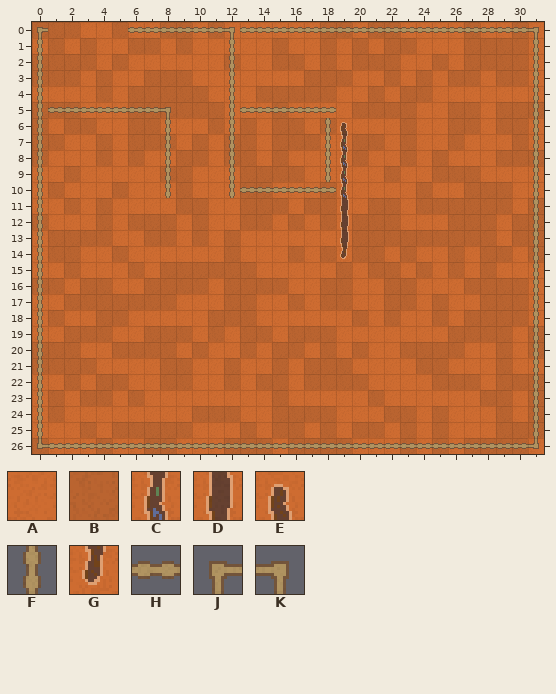
Tiled map (JSON) -- assets/maps/tilemap.tmj. The first picture shows the starting point.
Cells are 16x16 px. Shown: x 0..31, y 0..26.
Key: from "tilemap": A 0, B 1, C 2, D 3, E 14, F 15, G 26, H 27, J 38, K 39.
_ is an empty cell, # one hidden under a higher layer.
Layer "Ground" before, first column x 0:
 0 BBBAABAABBABAAAAAABBABBAAAABAABA
 1 ABABAABBABAAAAABAABABABBAAABBBBA
 2 BBBBABAAAAAABAABBABABBBAABABBBBA
 3 BBBABAABBBAAAAAAABBBAABABABBABBA
 4 AAAABABBBBBAAABBBBBAABABBAAAAAAA
 5 BBBAAABBBBBBAAABAAAABBBBAABBABBB
 6 BABBAABBAAABABABBABEAAABAABBABBA
 7 BBAABABBBABABBABBBACBBABAABAAABA
 8 BAAABABAABBABBABAAACBAABABAAABBB
 9 AABAAAAABBAAABBBBAACAABAABBBAAAA
10 ABAAABAAABAAABBAAABCAAAABAABBBAA
11 AABABAAAABBAABBBABBDABBABBBBBBAB
12 BAAABABBBABAABBABABDBBBAAABBBABB
13 ABBBBAABBABABAAAAAADBBBBBBBBBABB
14 ABBAABAAAAAABAAABABGBBABAABABBAB
15 AABAAABABBBBBBAAAAABABBABABABAAA
16 BBABBAABBBBABBBBAABBAABBAAABBBBA
17 AABBBBBBBAAABBAABABBAABBABAABBBA
18 ABAABBAAAAABBBAAAAAABABAABABBBBA
19 AABBBAABBBABABBABBBAAAAAAABBBBAB
20 BBBAABBBBABAABABBABABAABBBBAABAB
21 BBBBAAAABBAABAABABBBAAAABBAAABAA
22 AABABBAABBAABABBABBBBAAAABBBABBB
23 ABABBABAAAAAAAABAAAAABAAAAAABBAB
24 ABAAAAAAAABBBAABBBBAAABBABAAABAB
25 AAABABBBBBAAABABBABABBABABAAABBB
26 BAAABAABBAAABBBABBBBAAABABABBBBA
Layer "Barriers" before, first column x 0:
 0 J_____HHHHHHKHHHHHHHHHHHHHH
 1 F___________F______________
 2 F___________F______________
 3 F___________F______________
 4 F___________F______________
 5 FHHHHHHHK___FHHHHHH________
 6 F_______F___F_____F________
 7 F_______F___F_____F________
 8 F_______F___F_____F________
 9 F_______F___F_____F________
10 F_______F___FHHHHHH________
11 F__________________________
12 F__________________________
13 F__________________________
Now the later version:
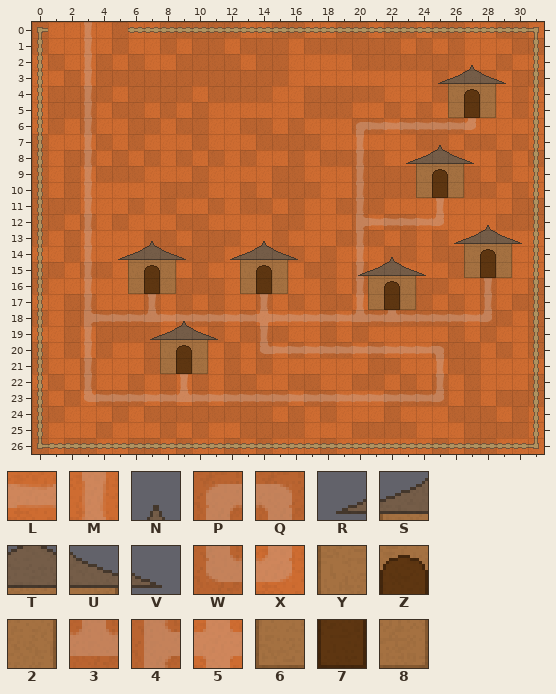
Further tiles: from "tilemap": L 9, M 10, N 18, P 21, Q 22, R 28, S 29, T 30, U 31, V 32, W 33, X 34, Y 41, Z 42, 2 43, 3 45, 4 46, 5 47, 6 53, 7 54, 8 55.
Tiles of an added or newly shown layer are drawn over the layers below it.
See-through tiles are keyed as they look on the map.
Commit message: Better collisions
The exact change:
Changed rows in their new state; . is an unchanged cell.
Layer "Ground":
first column x 0:
 0 .AA.......B.B..BB.A.BA.B.BBA.B..
 1 BA.A.BAABABB.BB..B.B.B.AB.BAAA.B
 2 A.AABAB..BBB..B.A.A....BB.BAA.A.
 3 AA...BB...BBBBBB.AAA..A.ABA.BA.B
 4 .BBB......ABBB.AA..BB..AAB.##.B.
 5 A..B.B.A.A.A...A.BBBAA.AB.#.#A.A
 6 ABA......BBA..BA..AABB..BB.A.AA.
 7 .A.....AA...AAB....AAA.ABBABB...
 8 ..BBABAB..ABA..AB.BB.B.A..B...A.
 9 B...BBB.AAB..AA....ABB.B##...B..
10 BAB..A..B.B...ABBBAABBBB#....AB.
11 BB..A.B.BAAB...ABAABB.A.AAAAAAB.
12 .B.BABAAAB...AAB..AA.A.B..AAAB..
13 BA.AA......B...B...B..A.A.AA..AA
14 .A...A.BBBBBA..B...AAAB..B.##..A
15 BBABB.#.#A.AA.#..BBABA..A....#..
16 .A.AA..#...BA###...AB..#BB.A.AAB
17 ....AAA.AB.BAAB........#BAB..A.B
18 BABB..BB.BB.A.....B..B.BB.BA..AB
19 ...A.BB.AA.....BAA..B......A.A..
20 .A..BAA..##.BABA...BAB.AA..B....
21 .AA....B.##...BA.AAA.BB.AABB.A..
22 .BABAAB..AB..BAAB.AA.B.B..A..AA.
23 BABA.B..B.B.BBB..BB..ABBBB.BA.B.
24 B....B.BBB...BBA.A.....A.ABBBABA
25 B..ABAAA.AB...B...A...B..A.BB..A
26 ..BBA.B.AB...A..AA.A...A.....AA.
Layer "Barriers":
first column x 1:
 0 ...........H......
 1 ..........._......
 2 ..........._......
 3 ..........._......
 4 ..........._......
 5 ________..._______
 6 ......._..._....._
 7 ......._..._....._
 8 ......._..._....._
 9 ......._..._....._
10 ......._..._______
Layer "No Collision Under Player" (added):
first column x 3:
 0 M..........................
 1 M..........................
 2 M..........................
 3 M..........................
 4 M..........................
 5 M......................678.
 6 M................PLLLLLLX..
 7 M................M.........
 8 M................M.........
 9 M................M.........
10 M................M...678...
11 M................M....M....
12 M................4LLLLX....
13 M................M.........
14 M................M.........
15 M................M......678
16 M..678....678....M.......M.
17 M...M......M.....M678....M.
18 4LLL3LLLLLL5LLLLL3L3LLLLLX.
19 M..........M...............
20 M..........WLLLLLLLLLLQ....
21 M....678..............M....
22 M.....M...............M....
23 WLLLLL3LLLLLLLLLLLLLLLX....
Layer "No Collision Above Player" (added):
first column x 5:
 2 ......................N...
 3 ....................RSTUV.
 4 .....................YZ2..
 7 ....................N.....
 8 ..................RSTUV...
 9 ...................YZ2....
12 .......................N..
13 ..N......N...........RSTUV
14 RSTUV..RSTUV.....N....YZ2.
15 .YZ2....YZ2....RSTUV......
16 ................YZ2.......
18 ....N.....................
19 ..RSTUV...................
20 ...YZ2....................
Where, in picture pixels (left, top, right, bottom), the same in both pictures:
changed: (32, 22, 544, 454)
